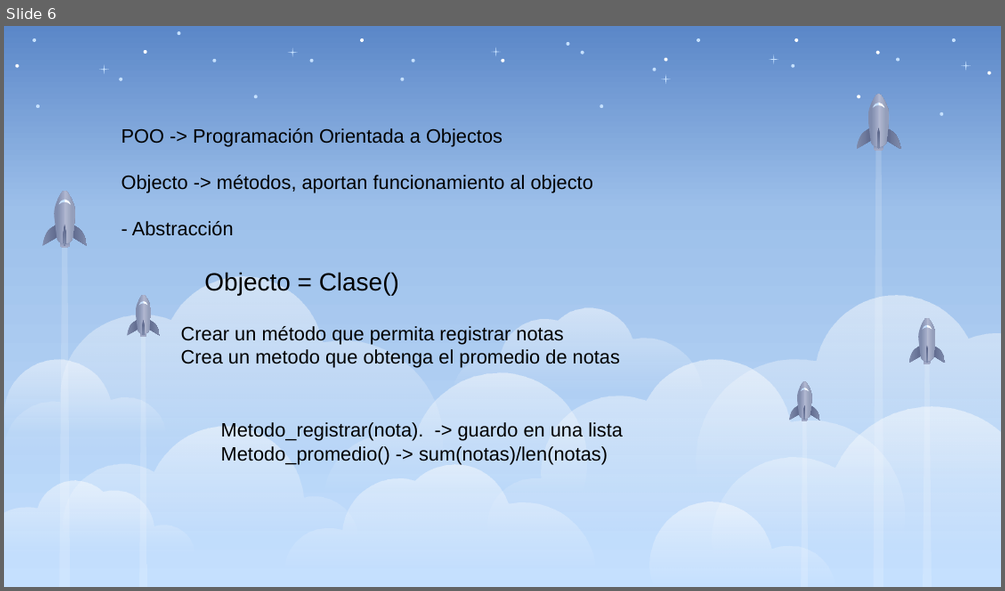
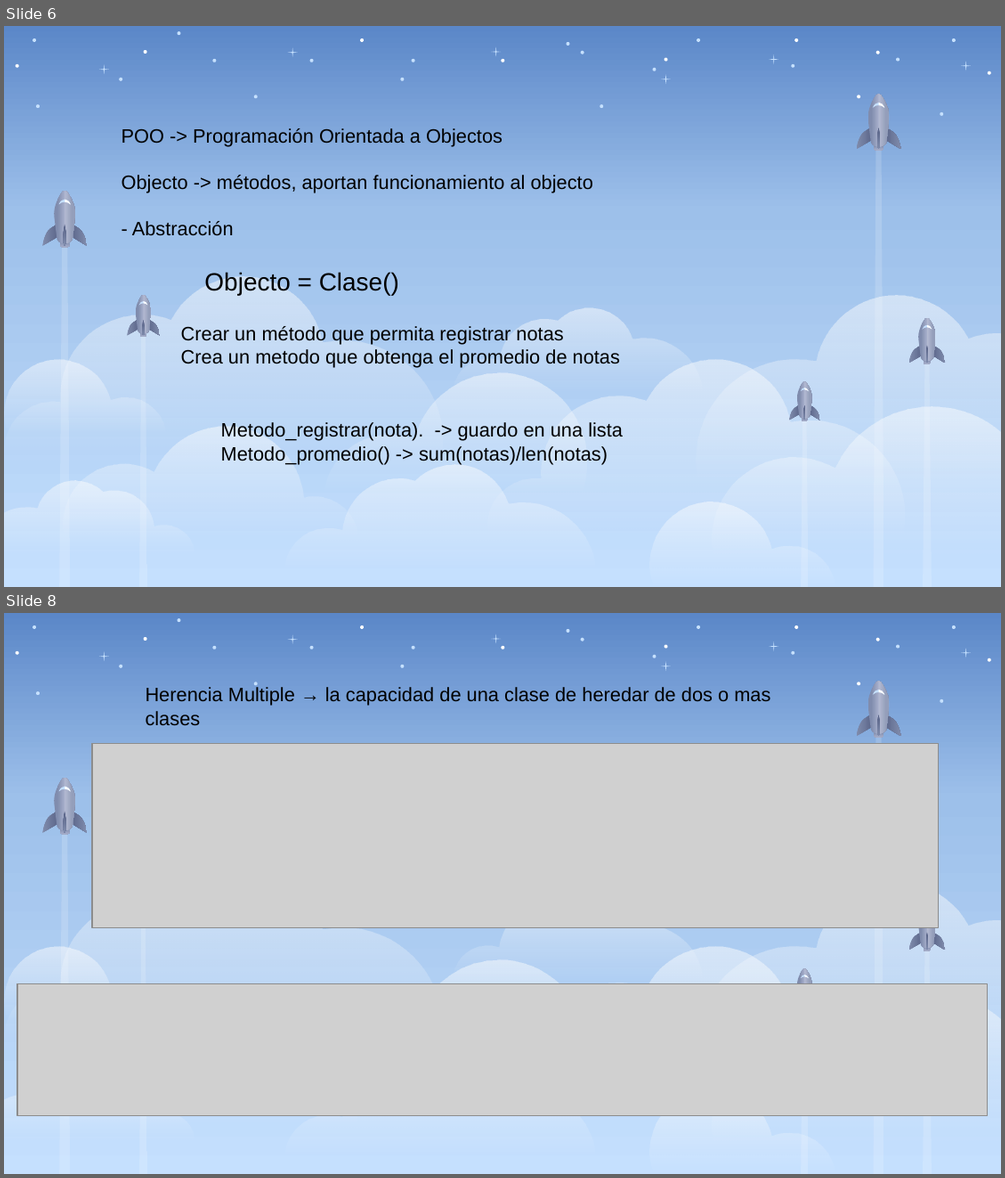
Before and after one commit to johetsy/curso-python-Profe, a slide deck: Modulo-4/clase 2/laminas.pptx. Shown one above the other, each under a label of ours: slide 6 before the commit, slides 6 and 8 after it; the slides between them are not shown. The pictures are 1005x591 and 1005x1178 pixels, drawn with LibreOffice and Linux fonts; fonts in the diff are those of the drawing; grey boxes stand for pictures. Boxes give left, top, right and bottom in pixels: in the first picture for what was removed or moved away, otherwise in the second. Text is boxed around its words. In the diff, an @@ line names an element or a change of style, - is before the commit and + after.

```diff
--- a/Modulo-4/clase 2/laminas.pptx
+++ b/Modulo-4/clase 2/laminas.pptx
@@ slide 8 added at box(4, 613, 1001, 1174), background gradient #5B87C8 to #9DC0EA to #C5E0FE; not listed: 75 template elements that a slide beside it also shows @@
@@ text added at box(146, 687, 770, 706), 14 pt, text #000000 @@
+Herencia Multiple → la capacidad de una clase de heredar de dos o mas clases
@@ picture added at box(92, 744, 938, 928) @@
@@ picture added at box(17, 984, 987, 1115) @@
```
Also in this commit, not shown: 1 slide changed, 3 other slides added, 4 other files.
